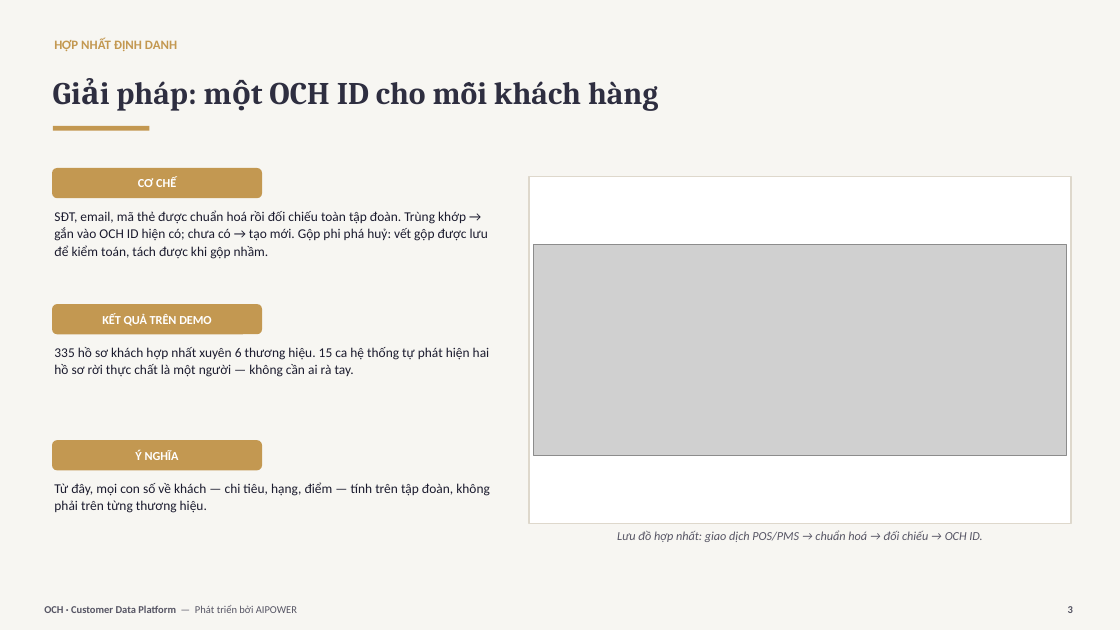
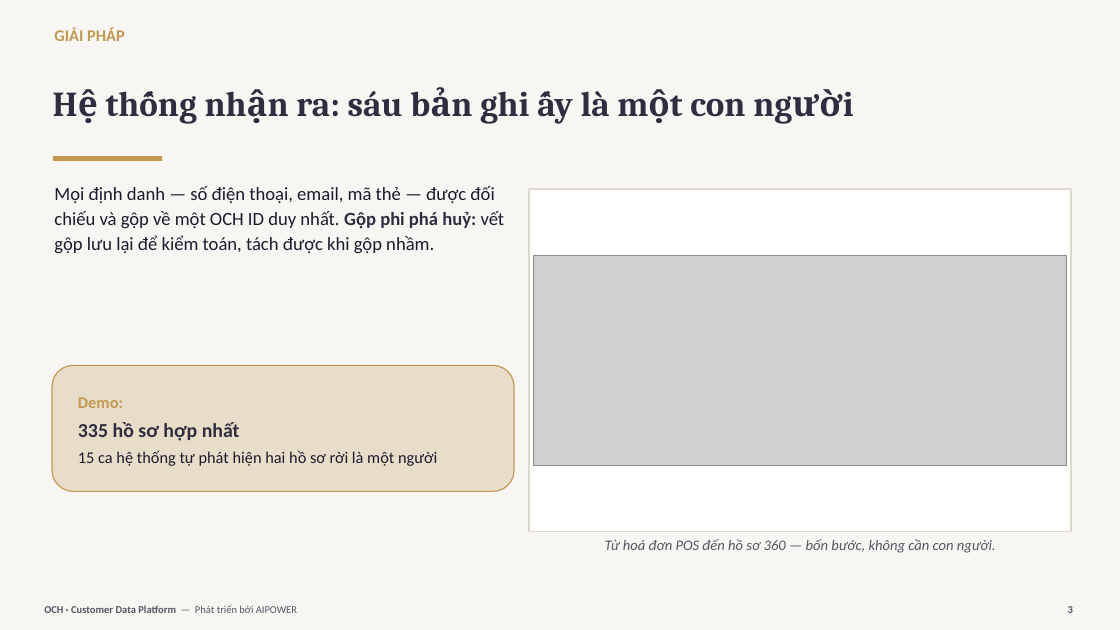
Before and after one commit to trungtm78/AICDP, a slide deck: slide 3 of docs/OCH-CDP-Gioi-thieu.pptx. Drawn at 1120x630 pixels with LibreOffice and Linux fonts; fonts in the diff are those of the drawing; grey boxes stand for pictures. Boxes give left, top, right and bottom in pixels: in the first picture for what was removed or moved away, otherwise in the second. Text is boxed around its words. In the diff, an @@ line names an element or a change of style, - is before the commit and + after.

```diff
--- a/docs/OCH-CDP-Gioi-thieu.pptx
+++ b/docs/OCH-CDP-Gioi-thieu.pptx
@@ text at <box>54,27,125,41</box>: text changed; size 11 to 14 pt @@
-HỢP NHẤT ĐỊNH DANH
+GIẢI PHÁP
@@ text at <box>296,91,745,124</box>: text changed; size 27 to 30 pt @@
-Giải pháp: một OCH ID cho mỗi khách hàng
+Hệ thống nhận ra: sáu bản ghi ấy là một con người
@@ rounded rectangle removed at <box>52,168,262,198</box> @@
@@ rectangle: place and size @@
-rectangle at <box>53,126,150,131</box>
+rectangle at <box>53,156,162,161</box>
@@ text removed at <box>138,177,176,187</box> @@
-CƠ CHẾ
@@ text at <box>54,186,505,253</box>: text changed; size 11.5 to 16 pt @@
-SĐT, email, mã thẻ được chuẩn hoá rồi đối chiếu toàn tập đoàn. Trùng khớp → gắn vào OCH ID hiện có; chưa có → tạo mới. Gộp phi phá huỷ: vết gộp được lưu để kiểm toán, tách được khi gộp nhầm.
+Mọi định danh — số điện thoại, email, mã thẻ — được đối chiếu và gộp về một OCH ID duy nhất. Gộp phi phá huỷ: vết gộp lưu lại để kiểm toán, tách được khi gộp nhầm.
@@ rectangle: place and size @@
-rectangle at <box>529,176,1071,523</box>
+rectangle at <box>529,189,1071,532</box>
@@ picture: place and size @@
-picture at <box>534,245,1067,455</box>
+picture at <box>534,255,1067,466</box>
@@ rounded rectangle removed at <box>52,304,262,334</box> @@
@@ text removed at <box>102,313,212,326</box> @@
-KẾT QUẢ TRÊN DEMO
@@ rounded rectangle added at <box>52,365,514,492</box>, fill #E7DDC8, outline #C39851 1 pt @@
@@ text "Demo:" at <box>78,397,437,466</box>: vertical alignment top to middle @@
@@ text at <box>78,397,437,466</box>: text changed; size 11.5 to 14 pt @@
-335 hồ sơ khách hợp nhất xuyên 6 thương hiệu. 15 ca hệ thống tự phát hiện hai hồ sơ rời thực chất là một người — không cần ai rà tay.
+Demo:
+335 hồ sơ hợp nhất
+15 ca hệ thống tự phát hiện hai hồ sơ rời là một người
@@ rounded rectangle removed at <box>52,440,262,471</box> @@
@@ text removed at <box>135,449,179,460</box> @@
-Ý NGHĨA
@@ text removed at <box>54,482,490,513</box> @@
-Từ đây, mọi con số về khách — chi tiêu, hạng, điểm — tính trên tập đoàn, không phải trên từng thương hiệu.
@@ text added at <box>605,539,996,553</box>, 12.5 pt, text #565564, italic @@
+Từ hoá đơn POS đến hồ sơ 360 — bốn bước, không cần con người.
@@ text removed at <box>617,530,982,542</box> @@
-Lưu đồ hợp nhất: giao dịch POS/PMS → chuẩn hoá → đối chiếu → OCH ID.
```
Also in this commit, not shown: 42 other slides changed, 1 slide added, 1 slide removed.
